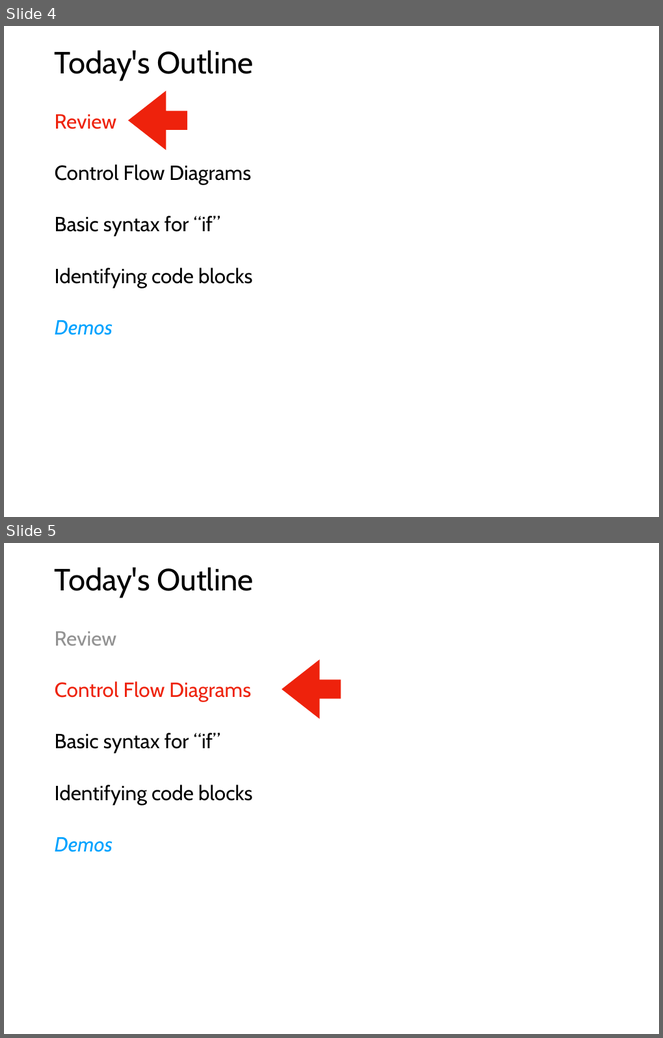
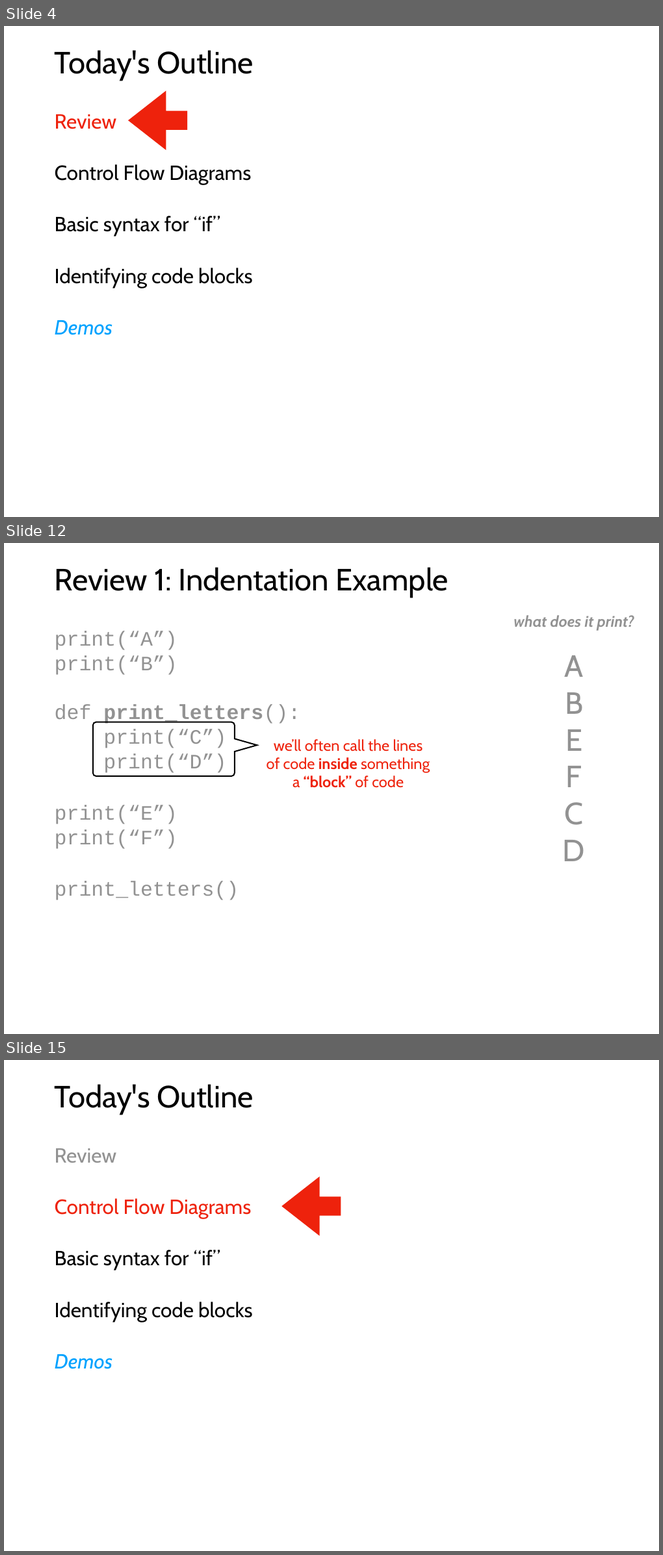
Before and after one commit to tylerharter/caraza-harter-com, a slide deck: tyler/meena/cs220/s22/materials/lecture_ppts/lec_08_S22.ppt. Shown one above the other, each under a label of ours: slides 4 and 5 before the commit, slides 4, 12 and 15 after it; the slides between them are not shown. The pictures are 663x1038 and 663x1555 pixels, drawn with LibreOffice and Linux fonts; fonts in the diff are those of the drawing. Boxes give left, top, right and bottom in pixels: in the first picture for what was removed or moved away, otherwise in the second. Text is boxed around its words. In the diff, an @@ line names an element or a change of style, - is before the commit and + after.

```diff
--- a/tyler/meena/cs220/s22/materials/lecture_ppts/lec_08_S22.ppt
+++ b/tyler/meena/cs220/s22/materials/lecture_ppts/lec_08_S22.ppt
@@ slide 12 added at box(4, 543, 659, 1034), background #FFFFFF @@
@@ title added at box(55, 567, 449, 598), 48 pt, text #000000 @@
+Review 1: Indentation Example
@@ text added at box(514, 615, 634, 631), 24 pt, text #929292, bold, italic @@
+what does it print?
@@ text added at box(55, 631, 300, 901), 32 pt, text #929292 @@
+    print(“A”)
+    print(“B”)
+    def print_letters():
+    print(“C”)
+    print(“D”)
+  print(“E”)
+  print(“F”)
+  print_letters()
@@ text added at box(563, 655, 585, 861), 48 pt, text #929292 @@
+A
+B
+E
+F
+C
+D
@@ freeform shape added at box(93, 722, 257, 776), outline #000000 2.01 pt @@
@@ text added at box(267, 739, 430, 788), 24 pt, text #EE220C @@
+we’ll often call the lines
+of code inside something
+a “block” of code
@@ what was slide 5 is now slide 15 @@
```
Also in this commit, not shown: 4 slides changed, 9 other slides added, 1 slide removed, 1 other file.
